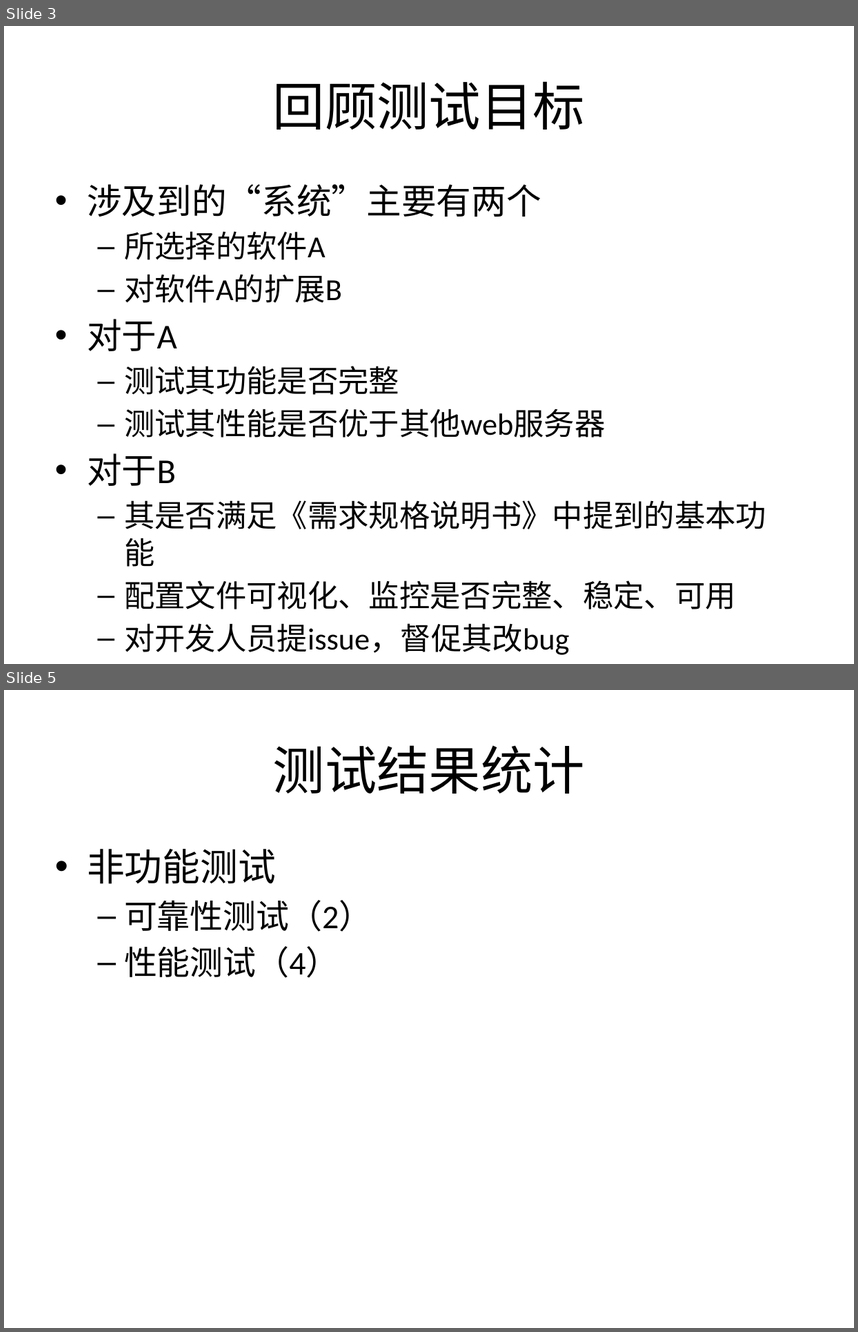
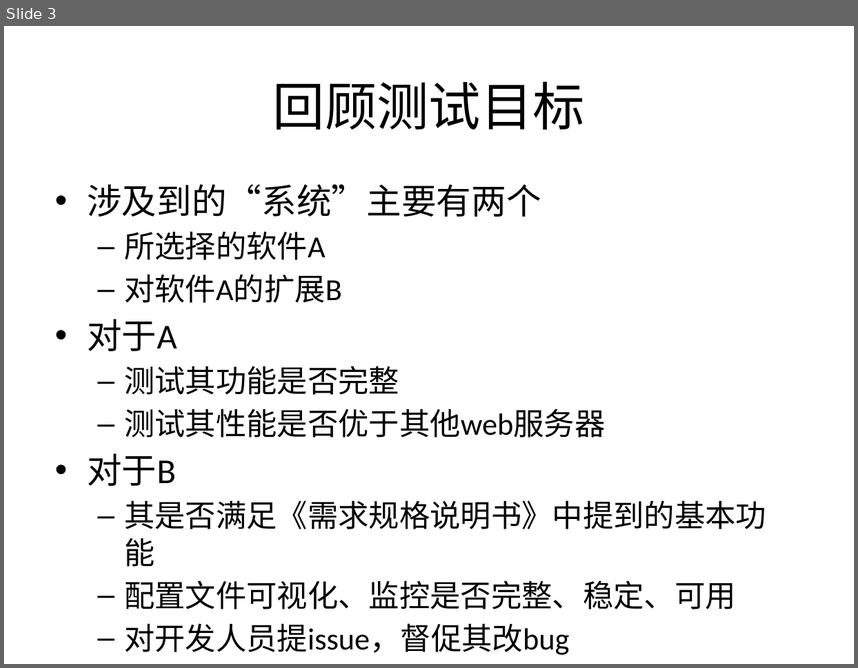
Before and after one commit to bhsei/16TeamC, a slide deck: 2.项目PPT/第十三周进度.pptx. Shown one above the other, each under a label of ours: slides 3 and 5 before the commit, slide 3 after it; the slides between them are not shown. The pictures are 858x1332 and 858x668 pixels, drawn with LibreOffice and Linux fonts; fonts in the diff are those of the drawing. Boxes give left, top, right and bottom in pixels: in the first picture for what was removed or moved away, otherwise in the second. Text is boxed around its words. In the diff, an @@ line names an element or a change of style, - is before the commit and + after.

Commit message:
13-添加性能测试ppt

```diff
--- a/2.项目PPT/第十三周进度.pptx
+++ b/2.项目PPT/第十三周进度.pptx
@@ slide 5 removed at box(4, 690, 854, 1328), background #FFFFFF @@
@@ title removed at box(273, 745, 585, 793) @@
-测试结果统计
@@ text removed at box(87, 849, 372, 978) @@
-• 非功能测试
-  – 可靠性测试（2）
-  – 性能测试（4）
```
Also in this commit, not shown: 1 slide changed, 3 slides added, 1 other file.
